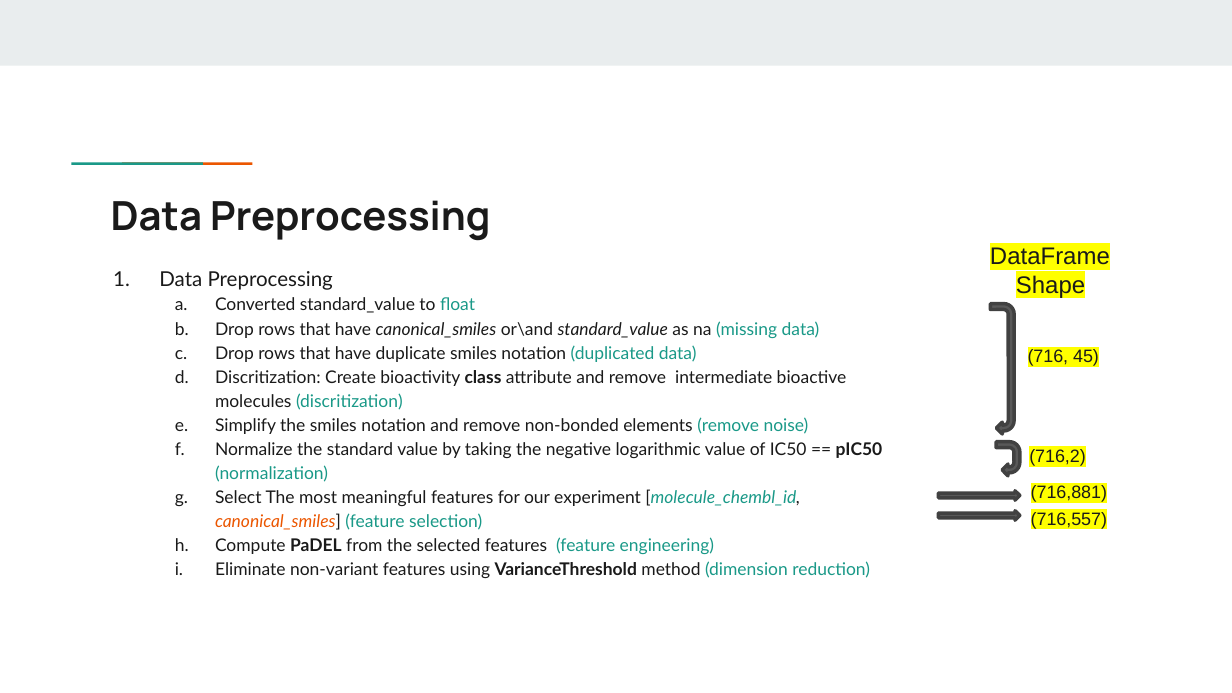
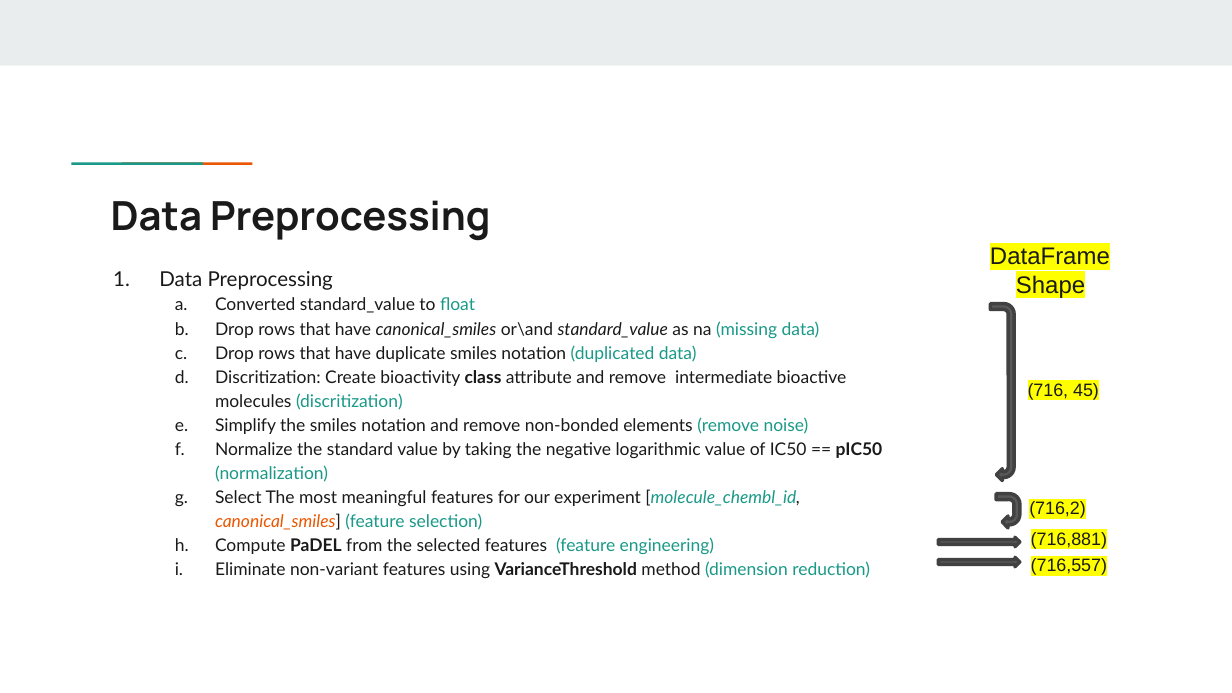
Before and after one commit to shaimaaK/AI-based-QSAR-for-Alzheimers-disease, a slide deck: slide 10 of final_presentation.pptx. Drawn at 1232x693 pixels with LibreOffice and Linux fonts; fonts in the diff are those of the drawing. Boxes give left, top, right and bottom in pixels: in the first picture for what was removed or moved away, otherwise in the second. Text is boxed around its words. In the diff, an @@ line names an element or a change of style, - is before the commit and + after.

```diff
--- a/final_presentation.pptx
+++ b/final_presentation.pptx
@@ uturn arrow: place and size @@
-uturn arrow at [991, 304, 1015, 434]
+uturn arrow at [991, 304, 1015, 481]
@@ text "(716, 45)": place and size @@
-text "(716, 45)" at [1028, 349, 1099, 366]
+text "(716, 45)" at [1028, 383, 1099, 400]
@@ text "(716,2)": place and size @@
-text "(716,2)" at [1029, 449, 1086, 466]
+text "(716,2)" at [1029, 501, 1086, 518]
@@ uturn arrow: place and size @@
-uturn arrow at [996, 442, 1019, 476]
+uturn arrow at [996, 493, 1019, 528]
@@ 2 texts, 2 right arrows: place and size @@
-2 texts, 2 right arrows at [939, 485, 1107, 529]
+2 texts, 2 right arrows at [939, 532, 1107, 575]
```
Also in this commit, not shown: 14 other files.
